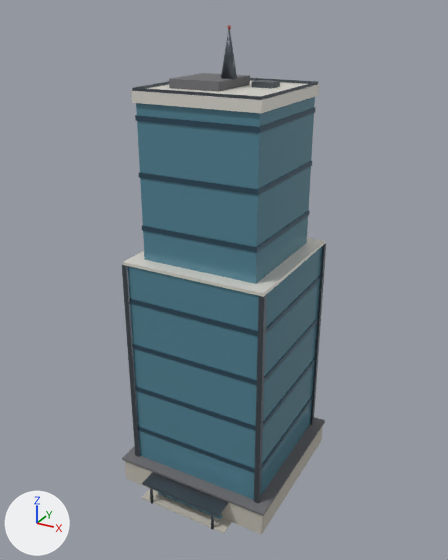
The glTF model src/assets/models/props/office_tower_high.glb: old version first, new version second.
Camera for both pictures: a 50 mm camera at (62.5, -115.7, 109.1) aimed at (0.0, -2.1, 52.3). Lighting does not change. The marker at lower left points along +X, +Y and +Z. The first picture is the older version. Vertices at exactly the same position are counted once.

Names of what the first picture shows: 'Merged_RoofDark', 'Merged_TowerGlass', 'Merged_TowerMetal', 'Merged_TowerSpandrel', 'Merged_TowerStone', 'Merged_TowerTrim' and 1 more.
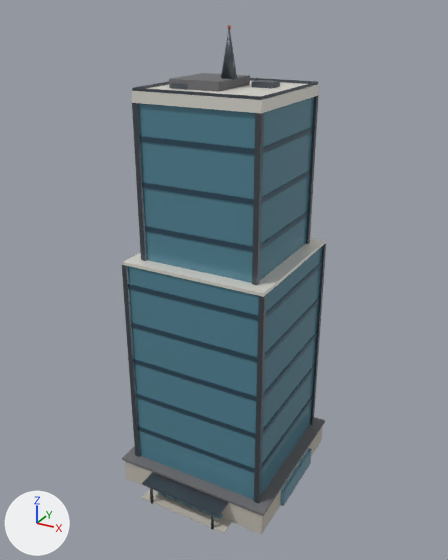
Where the change shows, as pixel boxes (x1, y1, x2, y2) in the pictures (448 x 560 px; the box of a moved part takes in the faces that stretch with it):
'Merged_TowerSpandrel', reshaped: before (129, 107, 321, 473); after (128, 127, 322, 473)
'Merged_FacadeGlass', added: after (158, 448, 312, 519)
part 1 of me_merged_towermetal_mesh, added: after (132, 103, 147, 261)
part 2 of me_merged_towermetal_mesh, added: after (252, 113, 264, 285)
part 3 of me_merged_towermetal_mesh, added: after (306, 95, 319, 244)
part 4 of me_merged_towermetal_mesh, added: after (171, 83, 187, 90)
part 5 of me_merged_towerspandrel_mesh, moved or reshaped: before (135, 359, 315, 431); after (136, 365, 315, 438)
part 6 of me_merged_towerspandrel_mesh, moved or reshaped: before (132, 318, 318, 385); after (133, 333, 317, 401)
part 7 of me_merged_towerspandrel_mesh, moved or reshaped: before (129, 276, 321, 336); after (131, 298, 319, 362)
part 8 of me_merged_towerspandrel_mesh, added: after (128, 262, 322, 321)
part 9 of me_merged_towerspandrel_mesh, moved or reshaped: before (139, 161, 312, 195); after (142, 170, 311, 205)
part 10 of me_merged_towerspandrel_mesh, moved or reshaped: before (135, 107, 316, 133); after (140, 127, 313, 155)

The edits, one by one:
me_merged_towermetal_mesh is used by ob_merged_towermetal; location (0.0, 0.0, 0.0).
me_merged_towermetal_mesh had 172 vertices, 272 faces and spanned x -17.1..17.1, y -23.5..17.1, z 0.0..105.3.
me_merged_towermetal_mesh now has 212 vertices, 332 faces and spans x -17.1..17.1, y -23.5..17.1, z 0.0..105.3.
me_merged_towermetal_mesh part 1: a new loose piece, a box spanning x -14.1..-12.9, y -14.1..-12.9, z 58.0..92.0, in mat_towermetal (dark grey #596169).
me_merged_towermetal_mesh part 2: a new loose piece, a box spanning x 12.9..14.1, y -14.1..-12.9, z 58.0..92.0, in mat_towermetal (dark grey #596169).
me_merged_towermetal_mesh part 3: a new loose piece, a box spanning x 12.9..14.1, y 12.9..14.1, z 58.0..92.0, in mat_towermetal (dark grey #596169).
me_merged_towermetal_mesh part 4: a new loose piece, a box spanning x -9.4..-5.8, y -7.0..-3.8, z 94.1..95.2, in mat_towermetal (dark grey #596169).
Other edits to the shape of me_merged_towermetal_mesh do not show in these pictures.
me_merged_towerspandrel_mesh is used by ob_merged_towerspandrel; location (0.0, 0.0, 0.0).
me_merged_towerspandrel_mesh had 56 vertices, 84 faces and spanned x -16.7..16.7, y -16.7..16.7, z 14.5..89.5.
me_merged_towerspandrel_mesh now has 64 vertices, 96 faces and spans x -16.7..16.7, y -16.7..16.7, z 14.5..85.5.
me_merged_towerspandrel_mesh part 5: the loose piece of 8 vertices spanning x -16.7..16.7, y -16.7..16.7, z 26.0..27.0 is moved by (0.0, 0.0, -2.0).
me_merged_towerspandrel_mesh part 6: the loose piece of 8 vertices spanning x -16.7..16.7, y -16.7..16.7, z 37.5..38.5 is moved by (0.0, 0.0, -4.0).
me_merged_towerspandrel_mesh part 7: the loose piece of 8 vertices spanning x -16.7..16.7, y -16.7..16.7, z 49.0..50.0 is moved by (0.0, 0.0, -6.0).
me_merged_towerspandrel_mesh part 8: a new loose piece, a box spanning x -16.7..16.7, y -16.7..16.7, z 52.5..53.5, in mat_towerspandrel (dark blue #3f5d6f).
me_merged_towerspandrel_mesh part 9: the loose piece of 8 vertices spanning x -13.7..13.7, y -13.7..13.7, z 77.0..78.0 is moved by (0.0, 0.0, -2.0).
me_merged_towerspandrel_mesh part 10: the loose piece of 8 vertices spanning x -13.7..13.7, y -13.7..13.7, z 88.5..89.5 is moved by (0.0, 0.0, -4.0).
Mesh me_merged_facadeglass_mesh is new.
It consists of a box spanning x -8.7..8.7, y -19.8..-18.9, z 0.1..4.7; a box spanning x -8.7..8.7, y 18.9..19.8, z 0.1..4.7; a box spanning x -19.8..-18.9, y -8.7..8.7, z 0.1..4.7; a box spanning x 18.9..19.8, y -8.7..8.7, z 0.1..4.7.
It uses material mat_facadeglass (cyan #81b3c8).
Object 'Merged_FacadeGlass' (ob_merged_facadeglass) is new; it shows me_merged_facadeglass_mesh.
Its location is (0.0, 0.0, 0.0).
